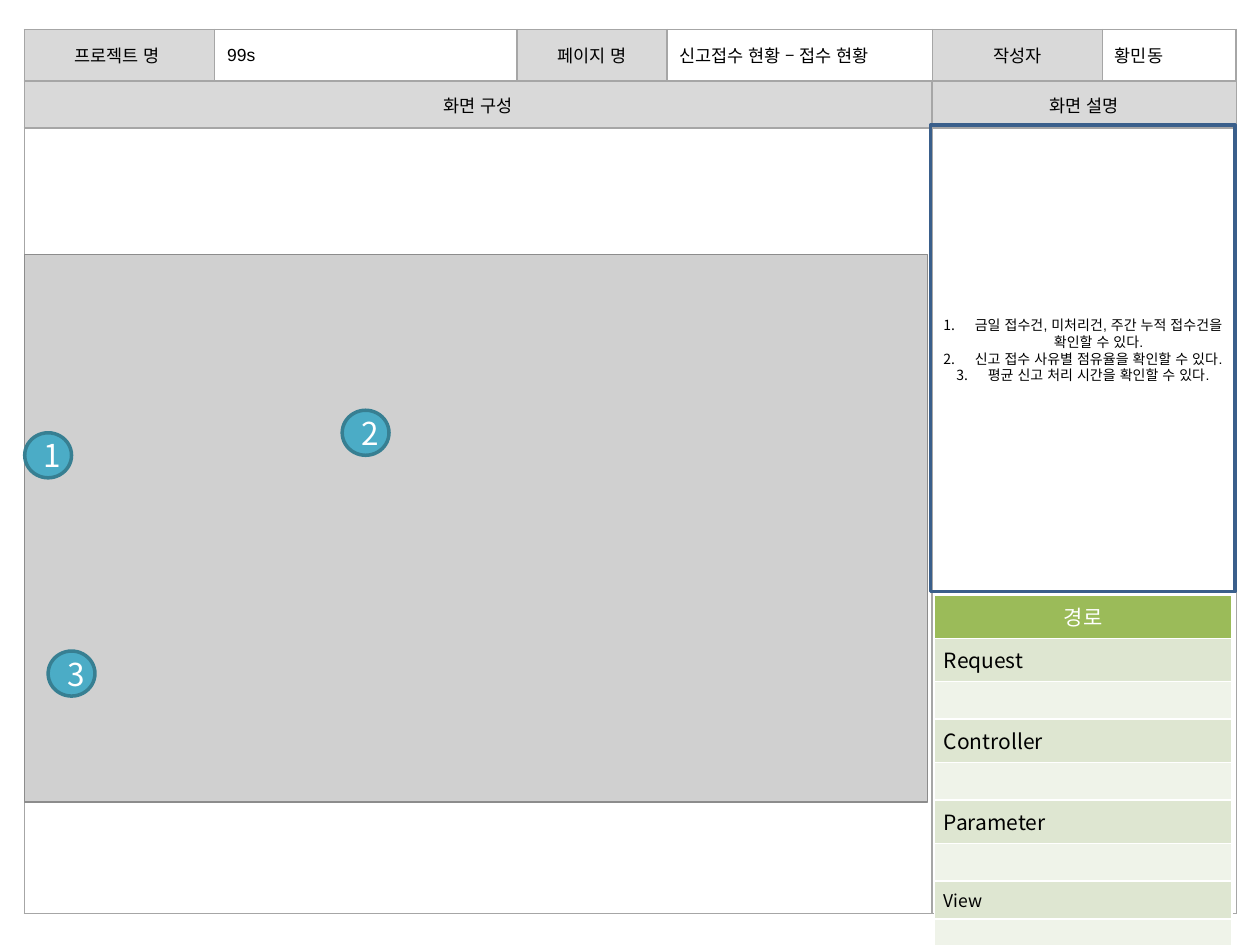
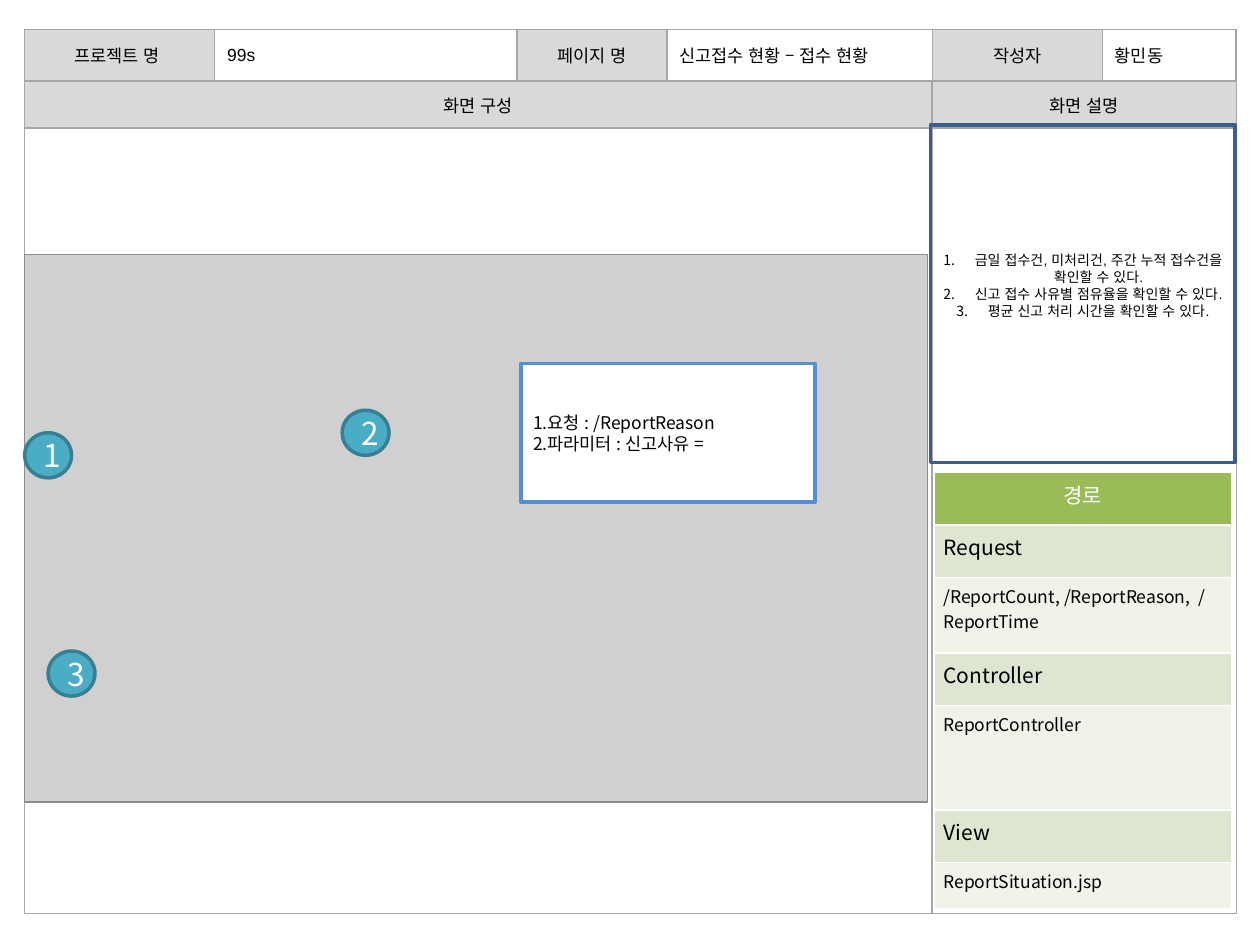
Before and after one commit to banana1531/ggs, a slide deck: slide 4 of doc/0.공용폴더/07 스토리보드/스토리보드 - 관리자 페이지.pptx. Drawn at 1260x945 pixels with LibreOffice and Linux fonts; fonts in the diff are those of the drawing; grey boxes stand for pictures. Boxes give left, top, right and bottom in pixels: in the first picture for what was removed or moved away, otherwise in the second. Text is boxed around its words. In the diff, an @@ line names an element or a change of style, - is before the commit and + after.

```diff
--- a/doc/0.공용폴더/07 스토리보드/스토리보드 - 관리자 페이지.pptx
+++ b/doc/0.공용폴더/07 스토리보드/스토리보드 - 관리자 페이지.pptx
@@ rectangle "금일 접수건, 미처리건, 주간 누적 ...": place and size @@
-rectangle "금일 접수건, 미처리건, 주간 누적 ..." at (930, 125, 1235, 591)
+rectangle "금일 접수건, 미처리건, 주간 누적 ..." at (930, 125, 1235, 462)
@@ rectangle added at (520, 363, 814, 501), fill #FFFFFF, outline #558ED5 2 pt, 10 pt, text #000000 @@
+1.요청 : /ReportReason
+2.파라미터 : 신고사유 =
@@ table at (934, 472, 1231, 908) @@
-row 3, column 1: 
+row 3, column 1: /ReportCount, /ReportReason, /ReportTime
-row 5: 
-row 6: Parameter
-row 7: 
+row 5: ReportController
-row 7, column 1: 
+row 7, column 1: ReportSituation.jsp
@@ table: place and size @@
-table at (935, 595, 1232, 914)
+table at (934, 472, 1231, 908)
```
Also in this commit, not shown: 11 other slides changed.
